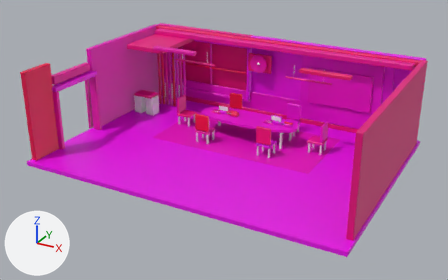
The glTF model assets/court_sets/court_chapter_15.glb, before and after one commit.
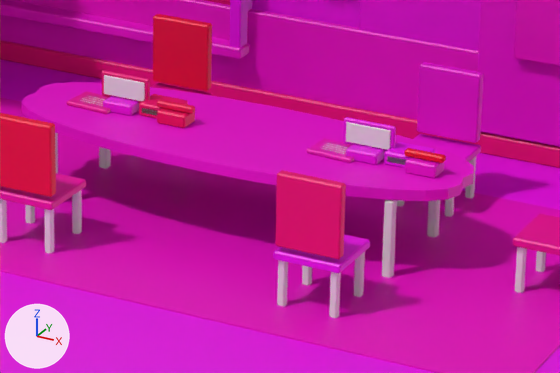
The first picture shows the older version from a camera (50 mm lens) standing at (9.64, -18.02, 9.38) and looking at (-0.02, -0.45, 0.6). The close-ups show the older and then the newer version on the part from 44% to 71% of the width and 32% to 61% of the height of that picture. Only the edits that show in the close-ups are written down. Lighting does not change. The marker at lower left points along +X, +Y and +Z. Vertices at exactly the same position are counted once.

Names of what the first close-up shows: 'BoundRecord_1', 'BriefingBackdrop', 'BriefingWall', 'Chair_officials_0', 'Chair_officials_1', 'Chair_officials_2', 'Chair_officials_3', 'ConferenceCarpet', 'CouncilTable', 'FlatDisplay_0', 'FlatDisplay_1', 'Floor', 'RecordSheet_0', 'RecordSheet_1', 'SkirtingRear', 'Telephone_0', 'Telephone_1', 'Wainscot', 'WindowSill_0' and 6 more.
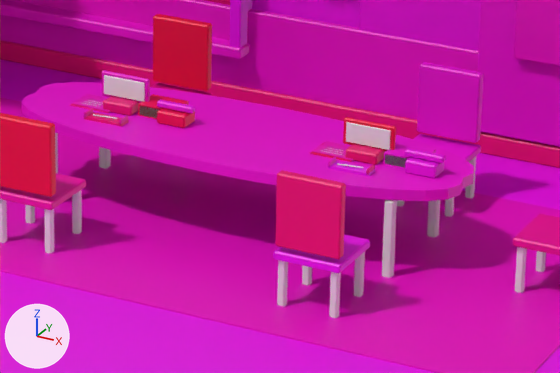
Where the change shows, as pixel boxes [x1, y1, x2, y2] in the close-ups (560 x 373 px):
'RecordSheet_1', reshaped (6% narrower, 15% shorter): before [307, 138, 354, 163]; after [310, 141, 354, 162]
'BoundRecord_1', reshaped: before [384, 142, 435, 168]; after [383, 142, 436, 169]
'RecordSheet_0', reshaped (9% narrower, 17% shorter): before [67, 91, 111, 114]; after [70, 94, 110, 113]
'WorkDetail_1', added (pink): after [328, 157, 375, 177]
'WorkDetail_0', added: after [84, 108, 128, 127]
part 1 of me_boundrecord_1, added (pink): after [383, 142, 436, 169]
part 2 of me_boundrecord_1, deleted (pink): before [384, 142, 435, 168]
part 3 of me_boundrecord_1, reshaped: before [387, 156, 405, 165]; after [385, 154, 406, 168]
part 4 of me_flatdisplay_0, recoloured: [102, 70, 150, 116] in both
part 5 of me_flatdisplay_1, recoloured (darker): [343, 117, 396, 165] in both
part 6 of me_recordsheet_0, rebuilt (13% narrower, 21% shorter): before [67, 91, 111, 114]; after [72, 94, 110, 112]
part 7 of me_recordsheet_1, added: after [310, 143, 352, 162]
part 8 of me_recordsheet_1, rebuilt (10% narrower, 19% shorter): before [307, 138, 354, 163]; after [312, 141, 354, 161]
part 9 of me_recordsheet_1, added: after [311, 142, 352, 161]
part 10 of me_telephone_0, recoloured (lighter): [157, 99, 195, 123] in both
part 11 of me_telephone_1, recoloured: [405, 157, 444, 178] in both
part 12 of me_telephone_1, recoloured (red to pink): [405, 148, 446, 163] in both

The change, as a diff of the scene's bpy script:
```diff
--- a/assets/court_sets/court_chapter_15.glb.py
+++ b/assets/court_sets/court_chapter_15.glb.py
@@ me_boundrecord_1 @@
-me_boundrecord_1.from_pydata(...)  # 48 vertices, 88 faces; spans x 1.275..1.605, y 1.4..1.66, z 0.76..0.87
+me_boundrecord_1.from_pydata(...)  # 16 vertices, 24 faces; spans x 1.275..1.605, y 1.4..1.66, z 0.76..0.86
+# me_boundrecord_1 part 1: a new loose piece, a box spanning x 1.275..1.605, y 1.4..1.66, z 0.76..0.86, in mat_weave_a
+# me_boundrecord_1 part 2: the loose piece of 24 vertices spanning x 1.275..1.605, y 1.4..1.66, z 0.76..0.87 is deleted
+# me_boundrecord_1 part 3: 23 vertices removed from x 1.295..1.605, y 1.4..1.65, z 0.78..0.85; 7 vertices added at x 1.288..1.593, y 1.4..1.412, z 0.77..0.85
 me_boundrecord_1.materials.append(mat_weave_a)
@@ me_flatdisplay_0 @@
 me_flatdisplay_0.from_pydata(...)  # 72 vertices, 132 faces; spans x -1.32..-0.88, y 1.35..1.55, z 0.76..1.05
+# me_flatdisplay_0 part 4: 88 faces centred in x -1.32..-0.88, y 1.35..1.55, z 0.76..1.05 are repainted in the vertex colours; the middle colour goes from pink #ff00c4 to pink #ff00b4
 me_flatdisplay_0.materials.append(mat_iron)
@@ me_flatdisplay_1 @@
 me_flatdisplay_1.from_pydata(...)  # 72 vertices, 132 faces; spans x 0.88..1.32, y 1.35..1.55, z 0.76..1.05
+# me_flatdisplay_1 part 5: 88 faces centred in x 0.88..1.32, y 1.35..1.55, z 0.76..1.05 are repainted in the vertex colours; the middle colour goes from pink #ff00f5 to pink #ff0062
 me_flatdisplay_1.materials.append(mat_iron)
@@ me_recordsheet_0 @@
-me_recordsheet_0.from_pydata(...)  # 56 vertices, 92 faces; spans x -1.56..-1.14, y 1.29..1.61, z 0.76..0.799
+me_recordsheet_0.from_pydata(...)  # 48 vertices, 72 faces; spans x -1.53..-1.148, y 1.325..1.596, z 0.76..0.78
+# me_recordsheet_0 part 6: the loose piece of 24 vertices spanning x -1.56..-1.14, y 1.29..1.61, z 0.76..0.796 is rebuilt with 8 vertices and now spans x -1.52..-1.148, y 1.328..1.596, z 0.772..0.778
+# other edits to the shape of me_recordsheet_0 do not show in these pictures
 me_recordsheet_0.materials.append(mat_paper)
@@ me_recordsheet_1 @@
-me_recordsheet_1.from_pydata(...)  # 56 vertices, 92 faces; spans x 0.64..1.06, y 1.29..1.61, z 0.76..0.799
+me_recordsheet_1.from_pydata(...)  # 48 vertices, 72 faces; spans x 0.67..1.052, y 1.325..1.596, z 0.76..0.78
+# me_recordsheet_1 part 7: a new loose piece, a box spanning x 0.67..1.03, y 1.325..1.575, z 0.76..0.766, in mat_paper
+# me_recordsheet_1 part 8: the loose piece of 24 vertices spanning x 0.64..1.06, y 1.29..1.61, z 0.76..0.796 is rebuilt with 8 vertices and now spans x 0.68..1.052, y 1.328..1.596, z 0.772..0.778
+# me_recordsheet_1 part 9: 8 vertices added at x 0.675..1.041, y 1.327..1.585, z 0.766..0.772
+# other edits to the shape of me_recordsheet_1 do not show in these pictures
 me_recordsheet_1.materials.append(mat_paper)
@@ me_telephone_0 @@
 me_telephone_0.from_pydata(...)  # 48 vertices, 88 faces; spans x -0.745..-0.415, y 1.315..1.505, z 0.76..0.927
+# me_telephone_0 part 10: 88 faces centred in x -0.745..-0.415, y 1.315..1.505, z 0.76..0.927 are repainted in the vertex colours; the middle colour goes from pink #ff005f to pink #ff00b9
 me_telephone_0.materials.append(mat_socket)
@@ me_telephone_1 @@
 me_telephone_1.from_pydata(...)  # 48 vertices, 88 faces; spans x 1.455..1.785, y 1.315..1.505, z 0.76..0.927
+# me_telephone_1 part 11: 44 faces centred in x 1.49..1.75, y 1.315..1.505, z 0.76..0.87 are repainted in the vertex colours; the middle colour goes from pink #ff00e3 to pink #ff00f7
+# me_telephone_1 part 12: 44 faces centred in x 1.455..1.785, y 1.377..1.442, z 0.873..0.927 are repainted in the vertex colours; the middle colour goes from red #ff0024 to pink #ff00f3
 me_telephone_1.materials.append(mat_socket)
@@ ob_workdetail_1 @@
+ob_workdetail_1 = bpy.data.objects.new('WorkDetail_1', me_workdetail_1)  # 38 vertices, 60 faces; spans x 0.925..1.275, y 1.118..1.232, z 0.76..0.818
+ob_workdetail_1.location = (0.0, 0.0, 0.0)
@@ ob_workdetail_0 @@
+ob_workdetail_0 = bpy.data.objects.new('WorkDetail_0', me_workdetail_0)  # 38 vertices, 60 faces; spans x -1.275..-0.925, y 1.118..1.232, z 0.76..0.818
+ob_workdetail_0.location = (0.0, 0.0, 0.0)
```
